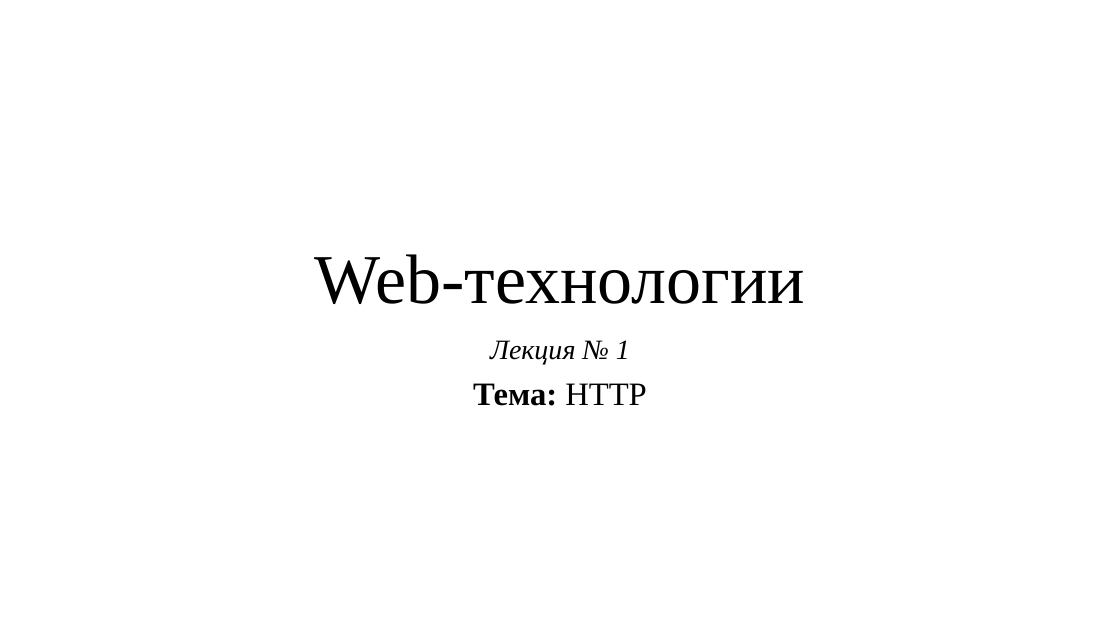
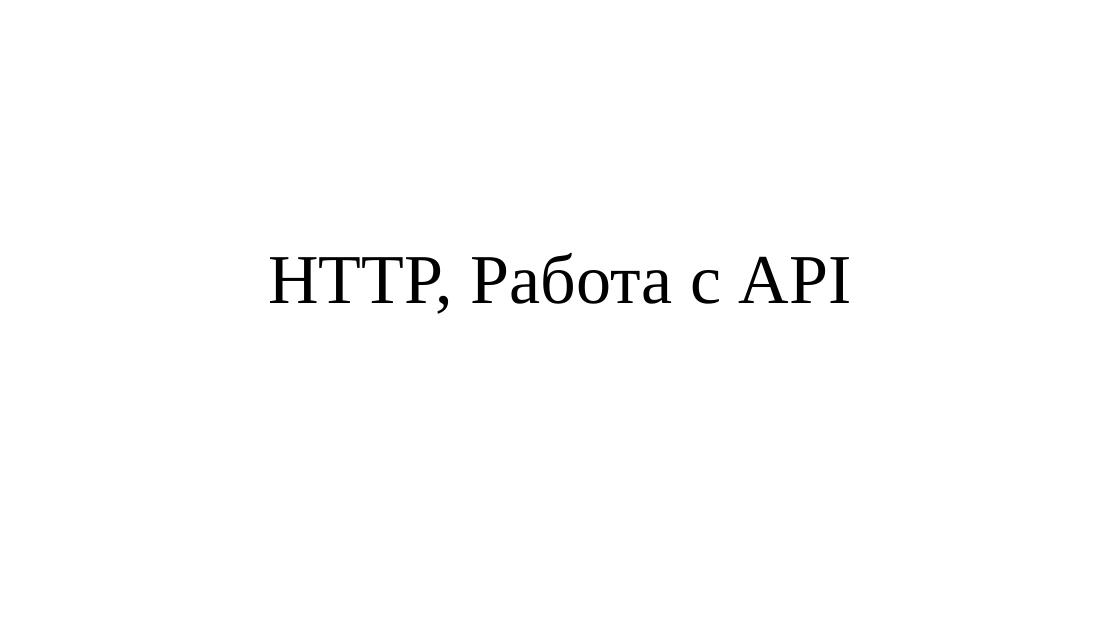
Before and after one commit to grand-roman/WEBKHSU, a slide deck: slide 1 of 1_pract/1 лекция.pptx. Drawn at 1120x630 pixels with LibreOffice and Linux fonts; fonts in the diff are those of the drawing. Boxes give left, top, right and bottom in pixels: in the first picture for what was removed or moved away, otherwise in the second. Text is boxed around its words. In the diff, an @@ line names an element or a change of style, - is before the commit and + after.

```diff
--- a/1_pract/1 лекция.pptx
+++ b/1_pract/1 лекция.pptx
@@ title at [268, 253, 852, 314]: text changed @@
-Web-технологии
+HTTP, Работа с API
@@ subtitle removed at [473, 340, 647, 406] @@
-Лекция № 1
-Тема: HTTP
```
